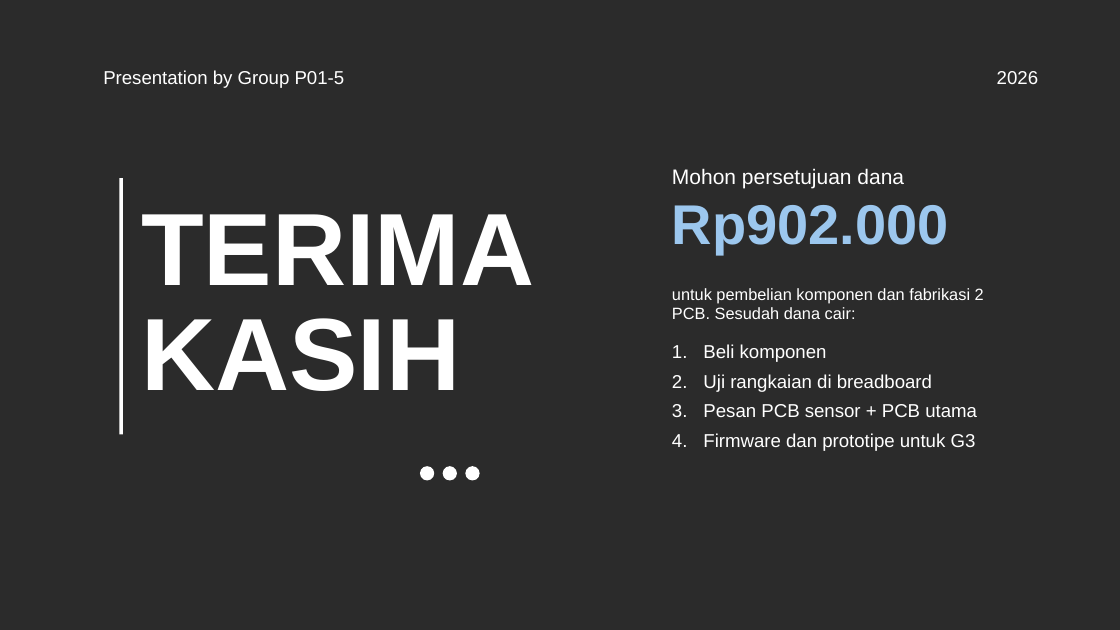
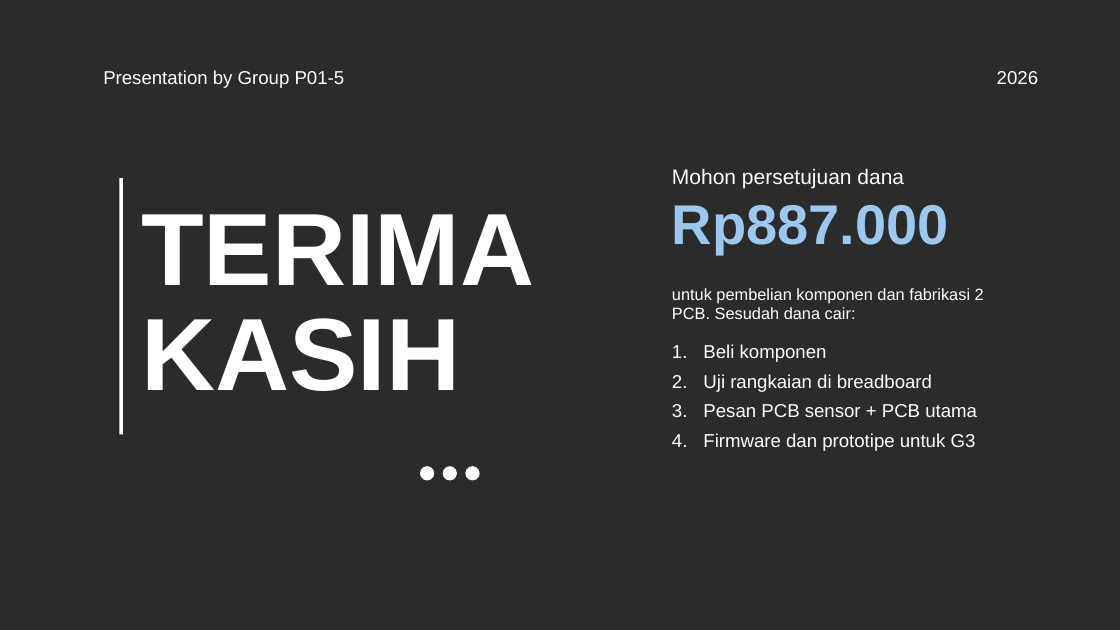
Before and after one commit to Mervs111/Line-Follower-Racer, a slide deck: slide 15 of docs/pitching-rab/LFM_Pitching_RAB_P01-5.pptx. Drawn at 1120x630 pixels with LibreOffice and Linux fonts; fonts in the diff are those of the drawing; background and template pictures are left out; a plain dark background stands for a picture behind light text. Boxes give left, top, right and bottom in pixels: in the first picture for what was removed or moved away, otherwise in the second. Text is boxed around its words. In the diff, an @@ line names an element or a change of style, - is before the commit and + after.

```diff
--- a/docs/pitching-rab/LFM_Pitching_RAB_P01-5.pptx
+++ b/docs/pitching-rab/LFM_Pitching_RAB_P01-5.pptx
@@ text at (672,205,949,254): text changed @@
-Rp902.000
+Rp887.000
```
Also in this commit, not shown: 7 other slides changed, 10 other files.
